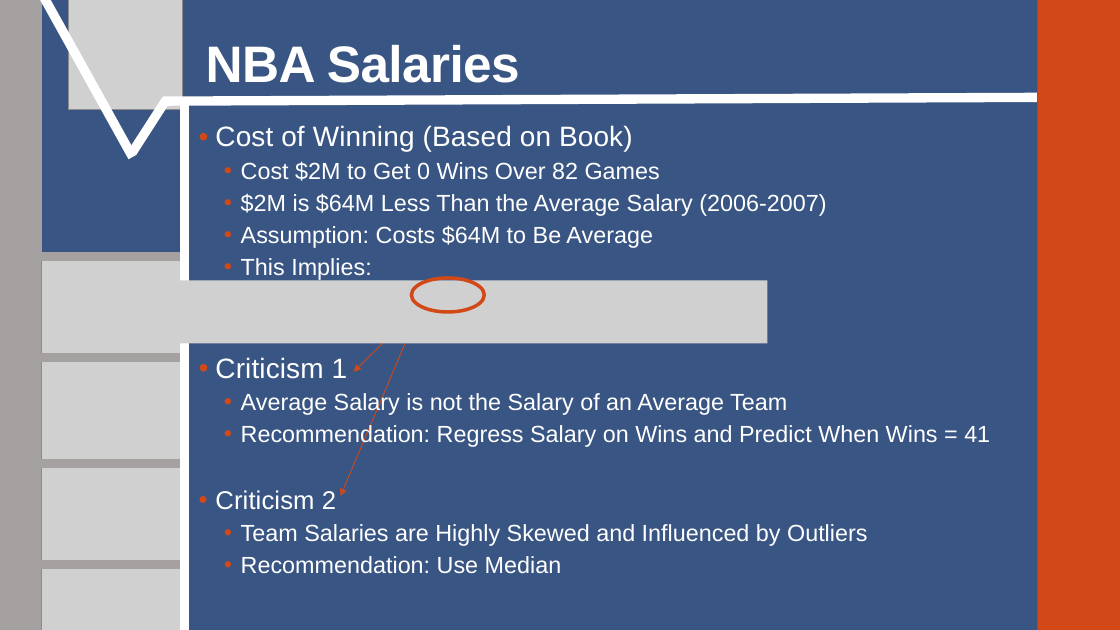
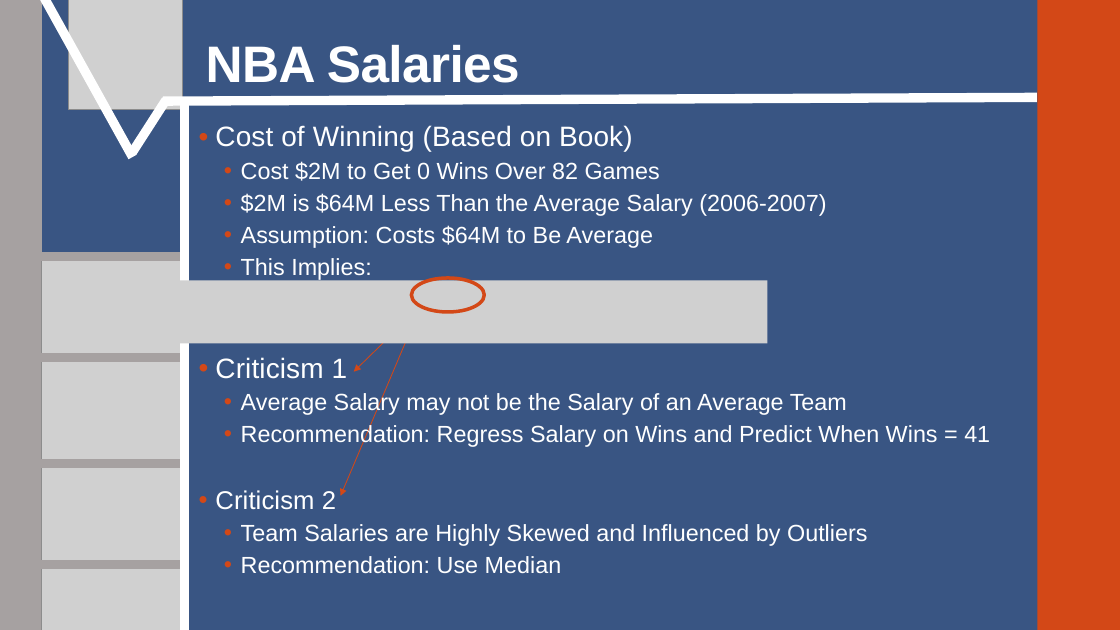
Before and after one commit to SuperMarioGiacomazzo/STOR538_WEBSITE, a slide deck: slide 9 of Slides/Basketball 4/Basketball_4_Lecture.pptx. Drawn at 1120x630 pixels with LibreOffice and Linux fonts; fonts in the diff are those of the drawing; grey boxes stand for pictures. Boxes give left, top, right and bottom in pixels: in the first picture for what was removed or moved away, otherwise in the second. Text is boxed around its words. In the diff, an @@ line names an element or a change of style, - is before the commit and + after.

```diff
--- a/Slides/Basketball 4/Basketball_4_Lecture.pptx
+++ b/Slides/Basketball 4/Basketball_4_Lecture.pptx
@@ text at (x1=241, y1=391, x2=847, y2=415): text changed @@
-  • Average Salary is not the Salary of an Average Team
+  • Average Salary may not be the Salary of an Average Team
```
Also in this commit, not shown: 3 other files.
